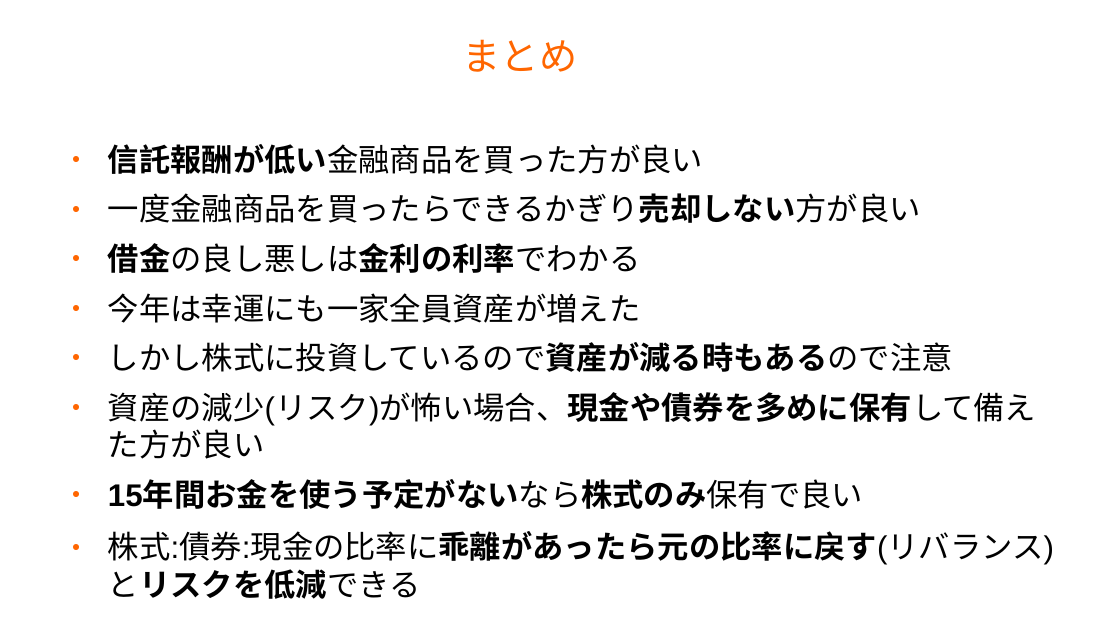
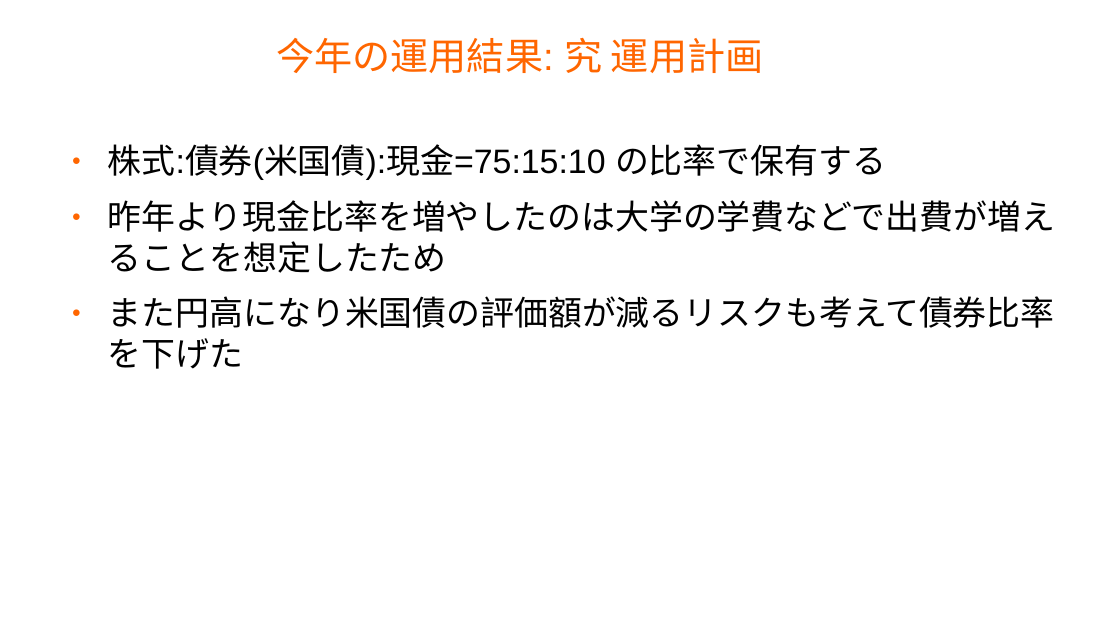
Before and after one commit to master-q/masterq-docs, a slide deck: slide 31 of presentations/20231126-invest_report/20231126-invest_report.odp (slide 36 before the commit). Drawn at 1120x630 pixels with LibreOffice and Linux fonts; fonts in the diff are those of the drawing; background and template pictures are left out. Boxes give left, top, right and bottom in pixels: in the first picture for what was removed or moved away, otherwise in the second. Text is boxed around its words. In the diff, an @@ line names an element or a change of style, - is before the commit and + after.

Commit message:
Update

```diff
--- a/presentations/20231126-invest_report/20231126-invest_report.odp
+++ b/presentations/20231126-invest_report/20231126-invest_report.odp
@@ title at (277,37,763,73): text changed @@
-まとめ
+今年の運用結果: 究 運用計画
@@ text at (108,144,1055,369): text changed; size 22.2 to 24 pt @@
-● 信託報酬が低い金融商品を買った方が良い
-● 一度金融商品を買ったらできるかぎり売却しない方が良い
-● 借金の良し悪しは金利の利率でわかる
-● 今年は幸運にも一家全員資産が増えた
-● しかし株式に投資しているので資産が減る時もあるので注意
-● 資産の減少(リスク)が怖い場合、現金や債券を多めに保有して備えた方が良い
-● 15年間お金を使う予定がないなら株式のみ保有で良い
-● 株式:債券:現金の比率に乖離があったら元の比率に戻す(リバランス)とリスクを低減できる
+● 株式:債券(米国債):現金=75:15:10 の比率で保有する
+● 昨年より現金比率を増やしたのは大学の学費などで出費が増えることを想定したため
+● また円高になり米国債の評価額が減るリスクも考えて債券比率を下げた
```
Also in this commit, not shown: 16 other slides changed, 13 slides added, 3 slides removed.
